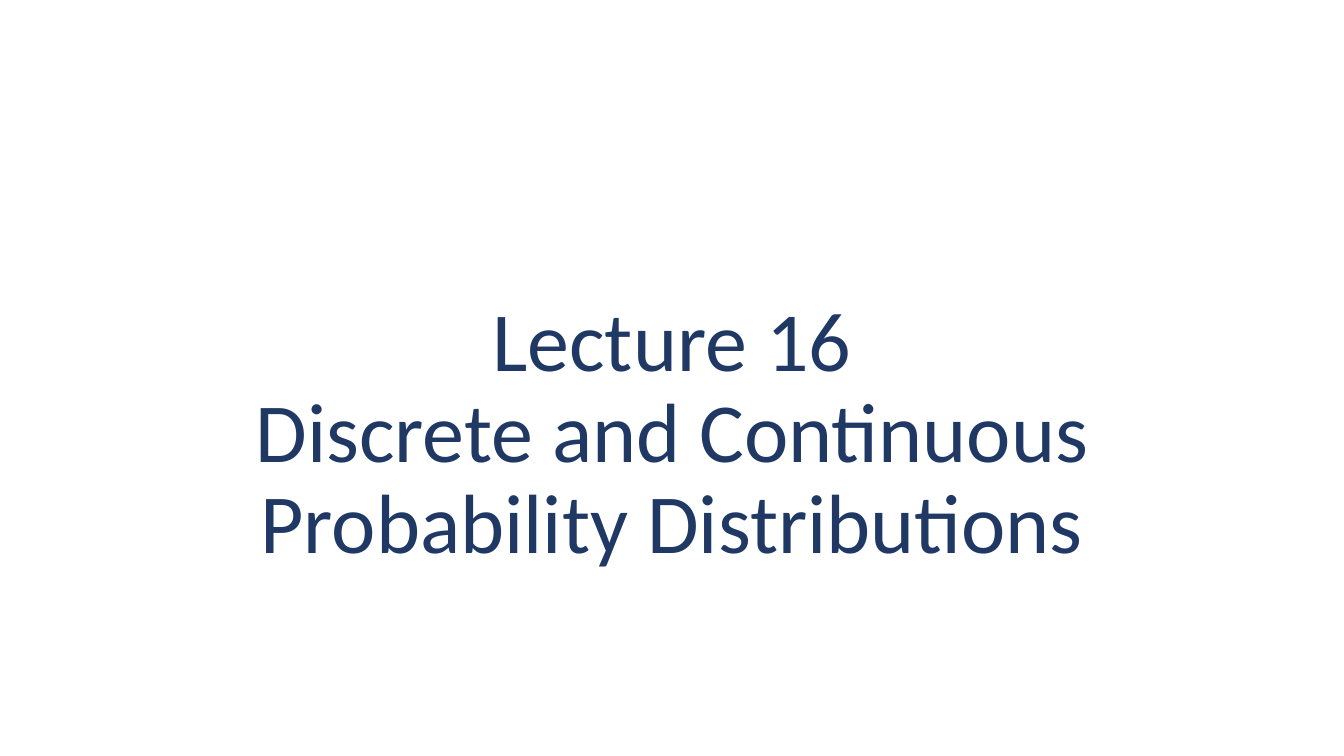
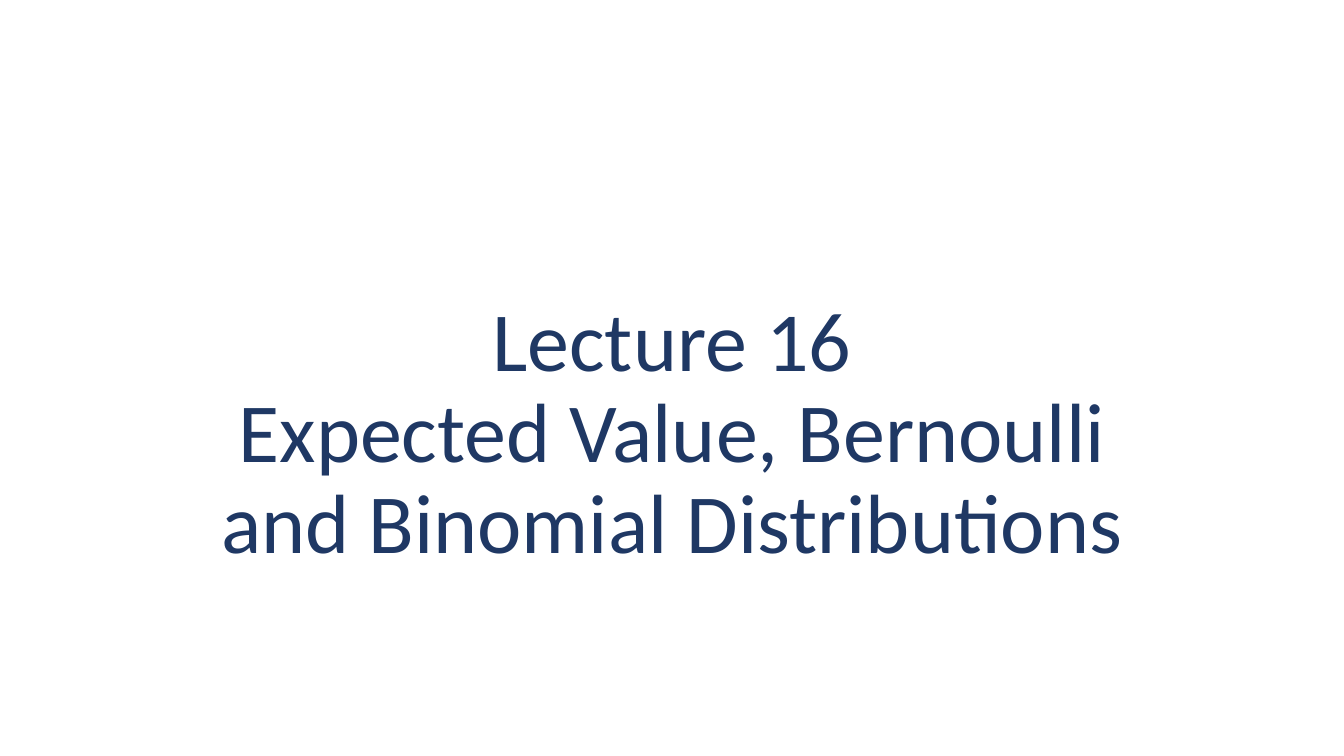
Before and after one commit to Jarred6068/UI_STAT251-03_Spring_2024, a slide deck: slide 1 of docs/lecture_slides/Week 7/2026/Week7_Lecture16_Slides_10_7_2026.pptx. Drawn at 1344x756 pixels with LibreOffice and Linux fonts; fonts in the diff are those of the drawing. Boxes give left, top, right and bottom in pixels: in the first picture for what was removed or moved away, otherwise in the second. Text is boxed around its words. In the diff, an @@ line names an element or a change of style, - is before the commit and + after.

```diff
--- a/docs/lecture_slides/Week 7/2026/Week7_Lecture16_Slides_10_7_2026.pptx
+++ b/docs/lecture_slides/Week 7/2026/Week7_Lecture16_Slides_10_7_2026.pptx
@@ title at [221, 314, 1123, 554]: text changed @@
-Lecture 16
-Discrete and Continuous Probability Distributions
+Lecture 16
+Expected Value, Bernoulli and Binomial Distributions
```
Also in this commit, not shown: 11 slides removed, 27 other files.
